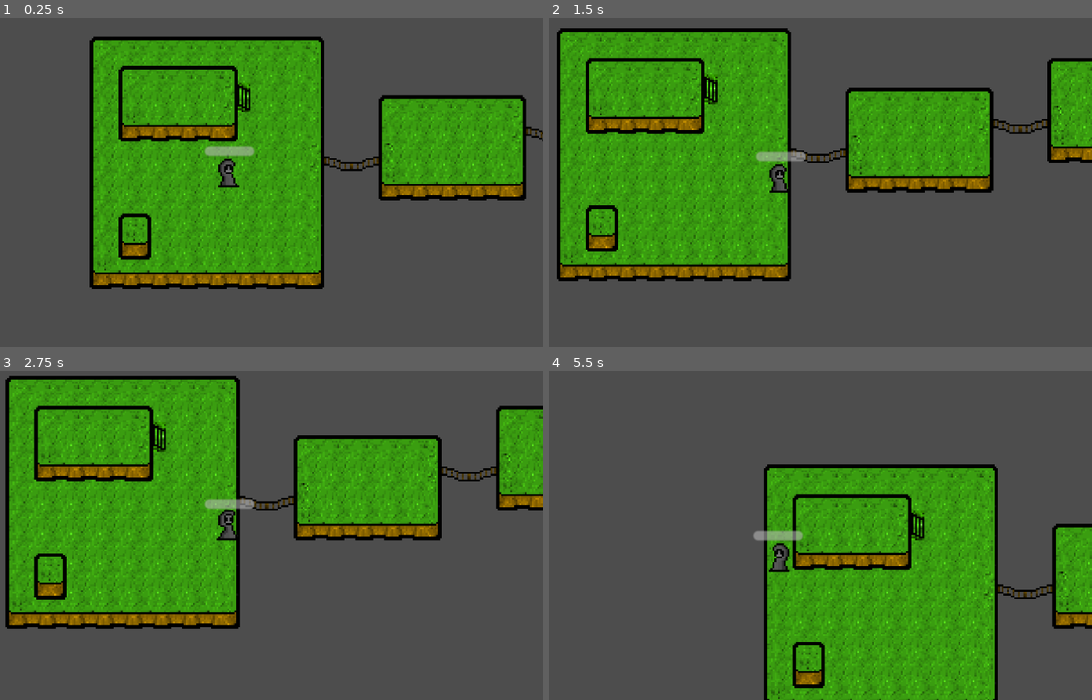
Above: before the commit, frames 1-4 (two rows, left to right).
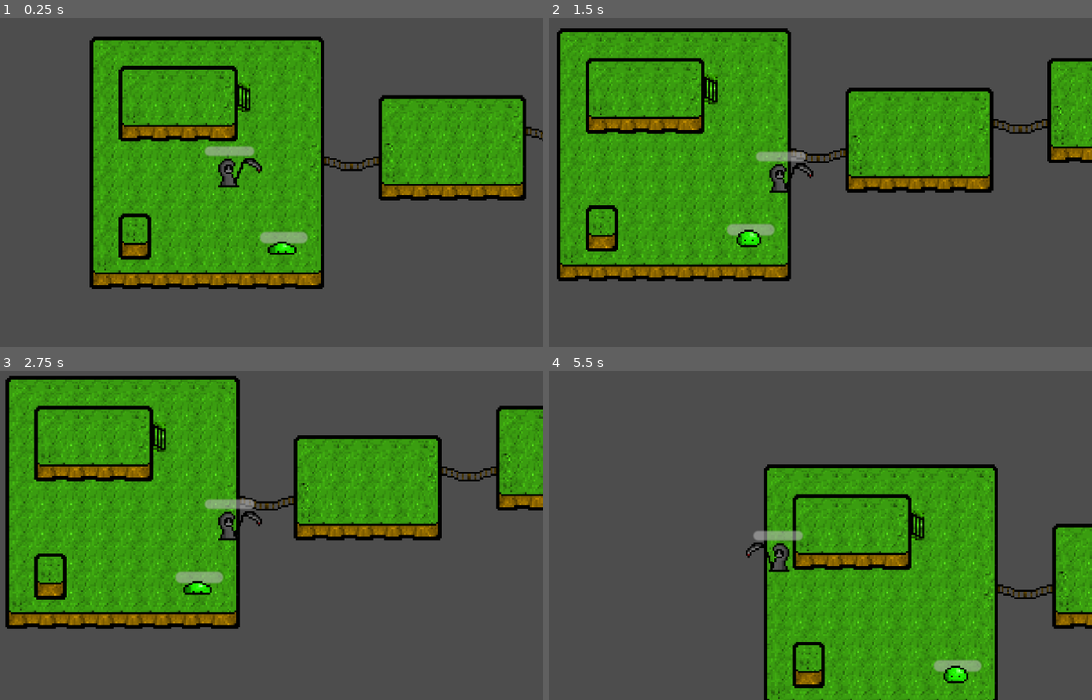
Above: after the commit, the same moments.

Repository: blqnk3d/Godot_2D_RPG
Game: Godot game, scene res://scenes/game.tscn
The game is run twice, just before and just after one commit, with the same random seed, the same clock (stepped at 60 frames per second) and the same inputs.
Inputs (mouse positions are in pixels of both pictures, inside the frame that each line leads up to):
- Up to frame 1 (0.25 s): no input
- Up to frame 2 (1.5 s): move the mouse to (918, 152) at 0.52 s; hold D (right) 0.53-1.28 s; click (918, 152) at 0.6 s; move the mouse to (652, 189) at 1.27 s; hold S (down) from 1.28 s (still down); click (652, 189) at 1.35 s
- Up to frame 3 (2.75 s): move the mouse to (293, 446) at 2.02 s; release S (down) at 2.03 s; hold D (right) from 2.03 s (still down); click (293, 446) at 2.1 s
- Up to frame 4 (5.5 s): move the mouse to (744, 594) at 2.77 s; release D (right) at 2.78 s; hold W (up) 2.78-3.53 s; click (744, 594) at 2.85 s; move the mouse to (967, 578) at 3.52 s; hold Left (left) 3.53-5.03 s; click (967, 578) at 3.6 s; move the mouse to (592, 472) at 4.27 s; click (592, 472) at 4.35 s; move the mouse to (809, 525) at 5.02 s; hold S (down) from 5.03 s (still down); click (809, 525) at 5.1 s

The runs differ from the first frame. In frame 1, 0.6% of the frame differs, in the area x 43-57%, y 42-72%; in frame 2, 0.6%; in frame 3, 0.7%, in the area x 32-49%, y 42-69%; in frame 4, 0.5%.

Commit message:
Added an attack ,Animations and a weapon + spritesheets

Diff:
--- a/project.godot
+++ b/project.godot
@@ -46,6 +46,11 @@
 , Object(InputEventKey,"resource_local_to_scene":false,"resource_name":"","device":-1,"window_id":0,"alt_pressed":false,"shift_pressed":false,"ctrl_pressed":false,"meta_pressed":false,"pressed":false,"keycode":0,"physical_keycode":4194322,"key_label":0,"unicode":0,"echo":false,"script":null)
 ]
 }
+attack={
+"deadzone": 0.5,
+"events": [Object(InputEventMouseButton,"resource_local_to_scene":false,"resource_name":"","device":-1,"window_id":0,"alt_pressed":false,"shift_pressed":false,"ctrl_pressed":false,"meta_pressed":false,"button_mask":0,"position":Vector2(0, 0),"global_position":Vector2(0, 0),"factor":1.0,"button_index":1,"canceled":false,"pressed":false,"double_click":false,"script":null)
+]
+}
 
 [rendering]
 
--- /dev/null
+++ b/scenes/Components/attack_component.tscn
@@ -0,0 +1,6 @@
+[gd_scene load_steps=2 format=3 uid="uid://cvlar5mhenqag"]
+
+[ext_resource type="Script" path="res://scripts/Components/attack_component.gd" id="1_4bqg4"]
+
+[node name="AttackComponent" type="Node2D"]
+script = ExtResource("1_4bqg4")
--- /dev/null
+++ b/scenes/Components/health_bar_component.tscn
@@ -0,0 +1,13 @@
+[gd_scene load_steps=2 format=3 uid="uid://bjteu4yeri36s"]
+
+[ext_resource type="Script" path="res://scripts/Components/health_bar_component.gd" id="1_jys0n"]
+
+[node name="HealthBarComponent" type="Node2D"]
+script = ExtResource("1_jys0n")
+
+[node name="ProgressBar" type="ProgressBar" parent="."]
+offset_left = -12.5
+offset_top = -1.0
+offset_right = 12.5
+offset_bottom = 5.0
+show_percentage = false
--- /dev/null
+++ b/scenes/Components/health_component.tscn
@@ -0,0 +1,6 @@
+[gd_scene load_steps=2 format=3 uid="uid://c7gy5cmgru4mt"]
+
+[ext_resource type="Script" path="res://scripts/Components/health_component.gd" id="1_ybsjo"]
+
+[node name="HealthComponent" type="Node2D"]
+script = ExtResource("1_ybsjo")
--- /dev/null
+++ b/scenes/Components/hitbox_component.tscn
@@ -0,0 +1,6 @@
+[gd_scene load_steps=2 format=3 uid="uid://c6hslp0sthus8"]
+
+[ext_resource type="Script" path="res://scripts/Components/hitbox_component.gd" id="1_nt0pc"]
+
+[node name="HitboxComponent" type="Area2D"]
+script = ExtResource("1_nt0pc")
--- /dev/null
+++ b/scenes/Slime.tscn
@@ -0,0 +1,76 @@
+[gd_scene load_steps=13 format=3 uid="uid://dlrcafqk01g4e"]
+
+[ext_resource type="Script" path="res://scripts/Slime.gd" id="1_cqude"]
+[ext_resource type="PackedScene" uid="uid://c7gy5cmgru4mt" path="res://scenes/Components/health_component.tscn" id="1_wf46v"]
+[ext_resource type="PackedScene" uid="uid://c6hslp0sthus8" path="res://scenes/Components/hitbox_component.tscn" id="2_6jvoj"]
+[ext_resource type="Texture2D" uid="uid://bpx2bxyaysveu" path="res://assets/enemys.png" id="3_w783j"]
+[ext_resource type="PackedScene" uid="uid://bjteu4yeri36s" path="res://scenes/Components/health_bar_component.tscn" id="5_3rgcl"]
+
+[sub_resource type="RectangleShape2D" id="RectangleShape2D_oupc6"]
+size = Vector2(15, 9)
+
+[sub_resource type="RectangleShape2D" id="RectangleShape2D_e7lkx"]
+size = Vector2(13, 7)
+
+[sub_resource type="AtlasTexture" id="AtlasTexture_2j8vi"]
+atlas = ExtResource("3_w783j")
+region = Rect2(0, 0, 16, 16)
+
+[sub_resource type="AtlasTexture" id="AtlasTexture_am4ho"]
+atlas = ExtResource("3_w783j")
+region = Rect2(16, 0, 16, 16)
+
+[sub_resource type="AtlasTexture" id="AtlasTexture_8dsxy"]
+atlas = ExtResource("3_w783j")
+region = Rect2(32, 0, 16, 16)
+
+[sub_resource type="AtlasTexture" id="AtlasTexture_m0pce"]
+atlas = ExtResource("3_w783j")
+region = Rect2(48, 0, 16, 16)
+
+[sub_resource type="SpriteFrames" id="SpriteFrames_finev"]
+animations = [{
+"frames": [{
+"duration": 1.0,
+"texture": SubResource("AtlasTexture_2j8vi")
+}, {
+"duration": 1.0,
+"texture": SubResource("AtlasTexture_am4ho")
+}, {
+"duration": 1.0,
+"texture": SubResource("AtlasTexture_8dsxy")
+}, {
+"duration": 1.0,
+"texture": SubResource("AtlasTexture_m0pce")
+}],
+"loop": true,
+"name": &"default",
+"speed": 5.0
+}]
+
+[node name="Slime" type="Node2D" node_paths=PackedStringArray("sprite")]
+script = ExtResource("1_cqude")
+sprite = NodePath("AnimatedSprite2D")
+
+[node name="HealthBarComponent" parent="." node_paths=PackedStringArray("health") instance=ExtResource("5_3rgcl")]
+position = Vector2(0, -3)
+health = NodePath("../HealthComponent")
+
+[node name="HealthComponent" parent="." instance=ExtResource("1_wf46v")]
+
+[node name="HitboxComponent" parent="." node_paths=PackedStringArray("healthComponent") instance=ExtResource("2_6jvoj")]
+healthComponent = NodePath("../HealthComponent")
+
+[node name="CollisionShape2D" type="CollisionShape2D" parent="HitboxComponent"]
+position = Vector2(-0.5, 3.5)
+shape = SubResource("RectangleShape2D_oupc6")
+
+[node name="CharacterBody2D" type="CharacterBody2D" parent="."]
+
+[node name="CollisionShape2D" type="CollisionShape2D" parent="CharacterBody2D"]
+position = Vector2(-0.5, 4.5)
+shape = SubResource("RectangleShape2D_e7lkx")
+
+[node name="AnimatedSprite2D" type="AnimatedSprite2D" parent="."]
+sprite_frames = SubResource("SpriteFrames_finev")
+frame_progress = 0.940507
--- a/scenes/game.tscn
+++ b/scenes/game.tscn
@@ -1,7 +1,8 @@
-[gd_scene load_steps=5 format=3 uid="uid://crsy26lmc6qfh"]
+[gd_scene load_steps=6 format=3 uid="uid://crsy26lmc6qfh"]
 
 [ext_resource type="PackedScene" uid="uid://bu8760t64vcka" path="res://scenes/player.tscn" id="1_2hxyx"]
 [ext_resource type="Texture2D" uid="uid://b52fckappqh2e" path="res://assets/blocks.png" id="2_s0duk"]
+[ext_resource type="PackedScene" uid="uid://dlrcafqk01g4e" path="res://scenes/Slime.tscn" id="3_3h6yo"]
 
 [sub_resource type="TileSetAtlasSource" id="TileSetAtlasSource_n1ma6"]
 texture = ExtResource("2_s0duk")
@@ -67,6 +68,9 @@
 2:4/0 = 0
 2:4/0/physics_layer_0/linear_velocity = Vector2(0, 0)
 2:4/0/physics_layer_0/angular_velocity = 0.0
+11:1/0 = 0
+11:1/0/physics_layer_0/linear_velocity = Vector2(0, 0)
+11:1/0/physics_layer_0/angular_velocity = 0.0
 
 [sub_resource type="TileSet" id="TileSet_ot3gc"]
 physics_layer_0/collision_layer = 1
@@ -93,3 +97,6 @@
 [node name="Camera2D" type="Camera2D" parent="player"]
 zoom = Vector2(3.5, 3.5)
 position_smoothing_enabled = true
+
+[node name="Slime" parent="." instance=ExtResource("3_3h6yo")]
+position = Vector2(-88, 5)
--- a/scenes/player.tscn
+++ b/scenes/player.tscn
@@ -1,13 +1,20 @@
-[gd_scene load_steps=7 format=3 uid="uid://bu8760t64vcka"]
+[gd_scene load_steps=11 format=3 uid="uid://bu8760t64vcka"]
 
 [ext_resource type="Script" path="res://scripts/player.gd" id="1_a3jwx"]
 [ext_resource type="Texture2D" uid="uid://ch2fgxcugx6if" path="res://assets/charackter.png" id="2_kr66l"]
+[ext_resource type="PackedScene" uid="uid://c6hslp0sthus8" path="res://scenes/Components/hitbox_component.tscn" id="3_d7814"]
+[ext_resource type="PackedScene" uid="uid://c7gy5cmgru4mt" path="res://scenes/Components/health_component.tscn" id="4_lkar6"]
+[ext_resource type="PackedScene" uid="uid://cvlar5mhenqag" path="res://scenes/Components/attack_component.tscn" id="5_1dew4"]
+[ext_resource type="PackedScene" uid="uid://b0fyyvjp4j5bd" path="res://scenes/weapon.tscn" id="6_kvct1"]
 
-[sub_resource type="AtlasTexture" id="AtlasTexture_54460"]
+[sub_resource type="RectangleShape2D" id="RectangleShape2D_lklv8"]
+size = Vector2(9, 7.5)
+
+[sub_resource type="AtlasTexture" id="AtlasTexture_wuwa4"]
 atlas = ExtResource("2_kr66l")
 region = Rect2(0, 0, 16, 16)
 
-[sub_resource type="AtlasTexture" id="AtlasTexture_sts3q"]
+[sub_resource type="AtlasTexture" id="AtlasTexture_glimy"]
 atlas = ExtResource("2_kr66l")
 region = Rect2(16, 0, 16, 16)
 
@@ -30,16 +37,20 @@
 "speed": 10.0
 }]
 
-[sub_resource type="RectangleShape2D" id="RectangleShape2D_lklv8"]
-size = Vector2(9, 7.5)
+[node name="player" type="CharacterBody2D" node_paths=PackedStringArray("weapon")]
+script = ExtResource("1_a3jwx")
+weapon = NodePath("Weapon")
 
-[node name="player" type="CharacterBody2D"]
-script = ExtResource("1_a3jwx")
+[node name="Weapon" parent="." instance=ExtResource("6_kvct1")]
+position = Vector2(10, 0)
+
+[node name="CollisionShape2D" type="CollisionShape2D" parent="."]
+position = Vector2(-1, 4.75)
+shape = SubResource("RectangleShape2D_lklv8")
 
 [node name="AnimatedSprite2D" type="AnimatedSprite2D" parent="."]
 sprite_frames = SubResource("SpriteFrames_b8lc6")
 animation = &"idle"
-frame_progress = 0.283286
 offset = Vector2(0, 0.5)
 
 [node name="ProgressBar" type="ProgressBar" parent="."]
@@ -49,6 +60,17 @@
 offset_bottom = -8.0
 show_percentage = false
 
-[node name="CollisionShape2D" type="CollisionShape2D" parent="."]
+[node name="HitboxComponent" parent="." node_paths=PackedStringArray("healthComponent") instance=ExtResource("3_d7814")]
+healthComponent = NodePath("HealthComponent")
+
+[node name="HealthComponent" parent="HitboxComponent" instance=ExtResource("4_lkar6")]
+MAX_HEALTH = 100.0
+
+[node name="CollisionShape2D" type="CollisionShape2D" parent="HitboxComponent"]
 position = Vector2(-1, 4.75)
 shape = SubResource("RectangleShape2D_lklv8")
+
+[node name="AttackComponent" parent="." instance=ExtResource("5_1dew4")]
+attackDmg = 10.0
+
+[connection signal="area_entered" from="HitboxComponent" to="." method="_on_hitbox_component_area_entered"]
--- /dev/null
+++ b/scenes/weapon.tscn
@@ -0,0 +1,74 @@
+[gd_scene load_steps=11 format=3 uid="uid://b0fyyvjp4j5bd"]
+
+[ext_resource type="PackedScene" uid="uid://cvlar5mhenqag" path="res://scenes/Components/attack_component.tscn" id="1_a0lq8"]
+[ext_resource type="Script" path="res://scripts/weapon.gd" id="1_b3scb"]
+[ext_resource type="Texture2D" uid="uid://b51ebsiq5kxmk" path="res://assets/weapons.png" id="2_1dbmy"]
+
+[sub_resource type="AtlasTexture" id="AtlasTexture_yx000"]
+atlas = ExtResource("2_1dbmy")
+region = Rect2(0, 0, 16, 16)
+
+[sub_resource type="AtlasTexture" id="AtlasTexture_fhpr7"]
+atlas = ExtResource("2_1dbmy")
+region = Rect2(16, 0, 16, 16)
+
+[sub_resource type="AtlasTexture" id="AtlasTexture_ig7yo"]
+atlas = ExtResource("2_1dbmy")
+region = Rect2(32, 0, 16, 16)
+
+[sub_resource type="AtlasTexture" id="AtlasTexture_epw5r"]
+atlas = ExtResource("2_1dbmy")
+region = Rect2(0, 16, 16, 16)
+
+[sub_resource type="AtlasTexture" id="AtlasTexture_qoxmq"]
+atlas = ExtResource("2_1dbmy")
+region = Rect2(0, 16, 16, 16)
+
+[sub_resource type="AtlasTexture" id="AtlasTexture_dntvu"]
+atlas = ExtResource("2_1dbmy")
+region = Rect2(16, 16, 16, 16)
+
+[sub_resource type="SpriteFrames" id="SpriteFrames_2klcu"]
+animations = [{
+"frames": [{
+"duration": 1.0,
+"texture": SubResource("AtlasTexture_yx000")
+}, {
+"duration": 1.0,
+"texture": SubResource("AtlasTexture_fhpr7")
+}, {
+"duration": 1.0,
+"texture": SubResource("AtlasTexture_ig7yo")
+}, {
+"duration": 1.0,
+"texture": SubResource("AtlasTexture_epw5r")
+}],
+"loop": true,
+"name": &"attack",
+"speed": 5.0
+}, {
+"frames": [{
+"duration": 1.0,
+"texture": SubResource("AtlasTexture_qoxmq")
+}, {
+"duration": 1.0,
+"texture": SubResource("AtlasTexture_dntvu")
+}],
+"loop": true,
+"name": &"idle",
+"speed": 5.0
+}]
+
+[node name="Weapon" type="Node2D" node_paths=PackedStringArray("attack", "sprite")]
+script = ExtResource("1_b3scb")
+attack = NodePath("AttackComponent")
+sprite = NodePath("AnimatedSprite2D")
+
+[node name="AnimatedSprite2D" type="AnimatedSprite2D" parent="."]
+sprite_frames = SubResource("SpriteFrames_2klcu")
+animation = &"idle"
+frame_progress = 0.109622
+
+[node name="AttackComponent" parent="." instance=ExtResource("1_a0lq8")]
+position = Vector2(-6, 7)
+attackDmg = 5.0
--- /dev/null
+++ b/scripts/Components/attack_component.gd
@@ -0,0 +1,5 @@
+extends Node2D
+
+class_name AttackComponent
+
+@export var attackDmg : float
--- /dev/null
+++ b/scripts/Components/health_bar_component.gd
@@ -0,0 +1,14 @@
+extends Node2D
+
+
+@export var health : HealthComponent
+@onready var bar = $ProgressBar
+# Called when the node enters the scene tree for the first time.
+func _ready():
+	bar.max_value = health.MAX_HEALTH
+	bar.set_value_no_signal(health.health)
+
+
+# Called every frame. 'delta' is the elapsed time since the previous frame.
+func _process(delta):
+	bar.set_value_no_signal(health.health)
--- /dev/null
+++ b/scripts/Components/health_component.gd
@@ -0,0 +1,16 @@
+extends Node2D
+
+class_name HealthComponent
+
+@export var MAX_HEALTH : float = 10
+var health : float
+
+
+# Called when the node enters the scene tree for the first time.
+func _ready():
+	health = MAX_HEALTH
+
+func damage(dmgVal : float):
+	health -= dmgVal
+	if health <= 0 :
+		get_parent().queue_free()
--- /dev/null
+++ b/scripts/Components/hitbox_component.gd
@@ -0,0 +1,17 @@
+extends Area2D
+
+class_name HitboxComponent
+
+@export var healthComponent : HealthComponent
+
+# Called when the node enters the scene tree for the first time.
+func _ready():
+	pass # Replace with function body.
+
+
+# Called every frame. 'delta' is the elapsed time since the previous frame.
+
+
+func damage(dmgVal : float):
+	if healthComponent:
+		healthComponent.damage(dmgVal)
--- /dev/null
+++ b/scripts/Slime.gd
@@ -0,0 +1,13 @@
+extends Node2D
+
+
+@export var sprite : AnimatedSprite2D
+
+# Called when the node enters the scene tree for the first time.
+func _ready():
+	sprite.play("default")
+
+
+# Called every frame. 'delta' is the elapsed time since the previous frame.
+func _process(delta):
+	pass
--- a/scripts/player.gd
+++ b/scripts/player.gd
@@ -3,29 +3,28 @@
 class_name Player
 
 const SPEED = 100.0
-const JUMP_VELOCITY = -250.0
 
-# Get the gravity from the project settings to be synced with RigidBody nodes.
-var gravity = ProjectSettings.get_setting("physics/2d/default_gravity")
 
 var health = 100
 var maxHP = 100
 var defence = 5
-var attack = 5
 
-var coins = 0
-
+@export var weapon : Weapon
 
 @onready var sprite = $AnimatedSprite2D
 @onready var player = $"."
 @onready var hpBar = $ProgressBar
-@onready var showDebug = $Label
 
+var currentAreaToAttack : HitboxComponent= null
+@onready var getoffsetWeapon = weapon.position.x # Temp solution
 
 func _physics_process(delta):
 	hpBar.value = health
 	sprite.play("idle")
 
+	if Input.is_action_just_pressed("attack"):
+		if currentAreaToAttack != null:
+			weapon.damage(currentAreaToAttack)
 
 
 	# Get the input direction and handle the movement/deceleration.
@@ -35,8 +34,12 @@
 
 	if direction == -1:
 		sprite.flip_h = true
+		weapon.sprite.flip_h = true
+		weapon.position.x = -getoffsetWeapon
 	elif direction == 1:
 		sprite.flip_h = false
+		weapon.sprite.flip_h = false
+		weapon.position.x = getoffsetWeapon
 
 	if Input.is_action_pressed("up"):
 		velocity.y = -1 * SPEED
@@ -51,3 +54,10 @@
 		velocity.x = move_toward(velocity.x, 0, SPEED)
 
 	move_and_slide()
+
+
+
+
+func _on_hitbox_component_area_entered(area):
+	if area is HitboxComponent :
+		currentAreaToAttack = area
--- /dev/null
+++ b/scripts/weapon.gd
@@ -0,0 +1,17 @@
+extends Node2D
+class_name Weapon
+@export var attack : AttackComponent
+@export var sprite : AnimatedSprite2D
+
+func _ready():
+	if  sprite:
+		sprite.play("idle")
+
+
+func damage( hitbox : HitboxComponent):
+	if  sprite and hitbox :
+		sprite.play("attack")
+		await get_tree().create_timer(0.5).timeout
+		if hitbox != null:
+			hitbox.damage(attack.attackDmg)
+		sprite.play("idle")
Not shown, added: assets/HealthBar.png.import
Binary file added: assets/SlimeTEST.png
Not shown, added: assets/SlimeTEST.png.import
Binary file changed: assets/blocks.png
Binary file changed: assets/charackter.png
Binary file added: assets/enemys.png
Not shown, added: assets/enemys.png.import
Binary file added: assets/weapons.png
Not shown, added: assets/weapons.png.import
Not shown: 1 places in scenes/player.tscn that only renumber resources
Not shown, changed: assets/OwnChar.piskel
Not shown, added: assets/enemys.piskel
(and 1 more such lines)
